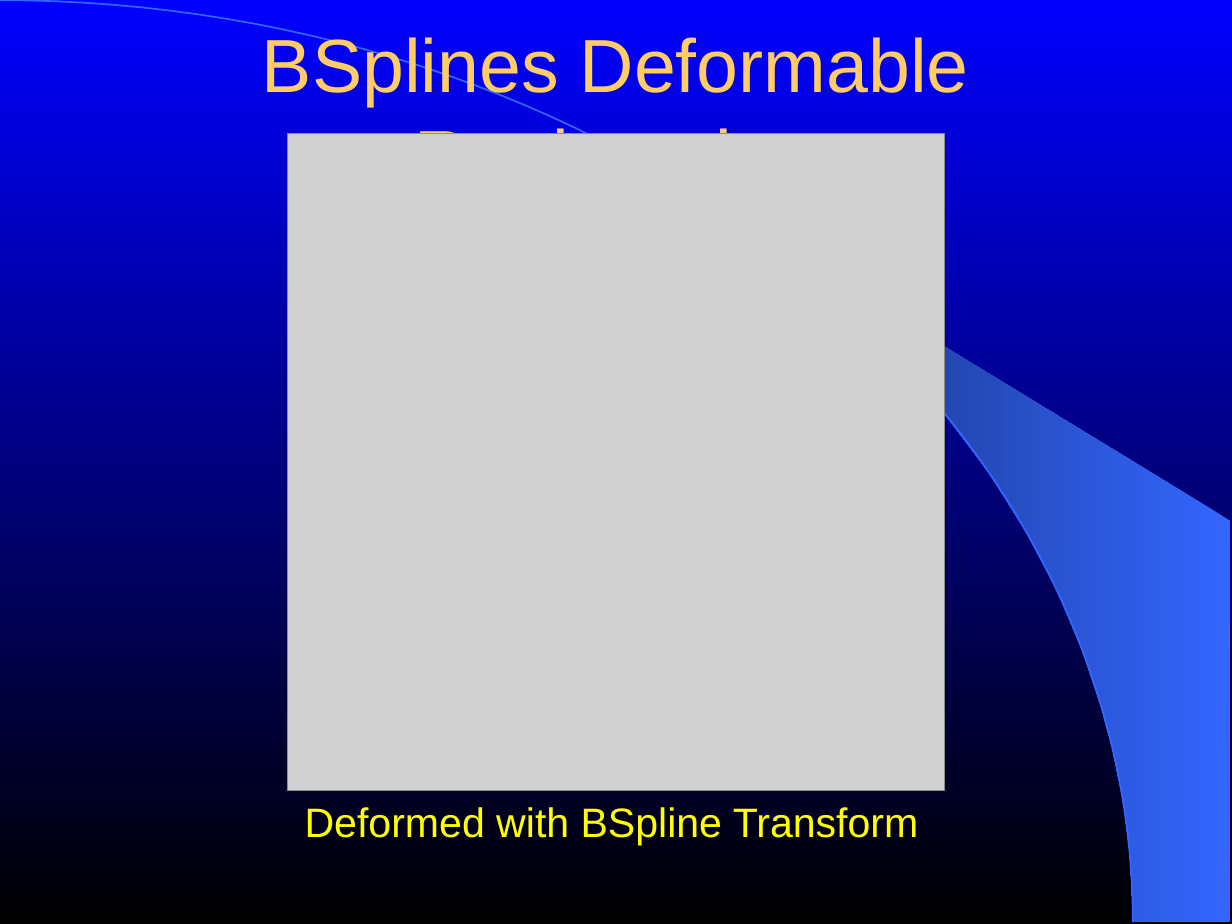
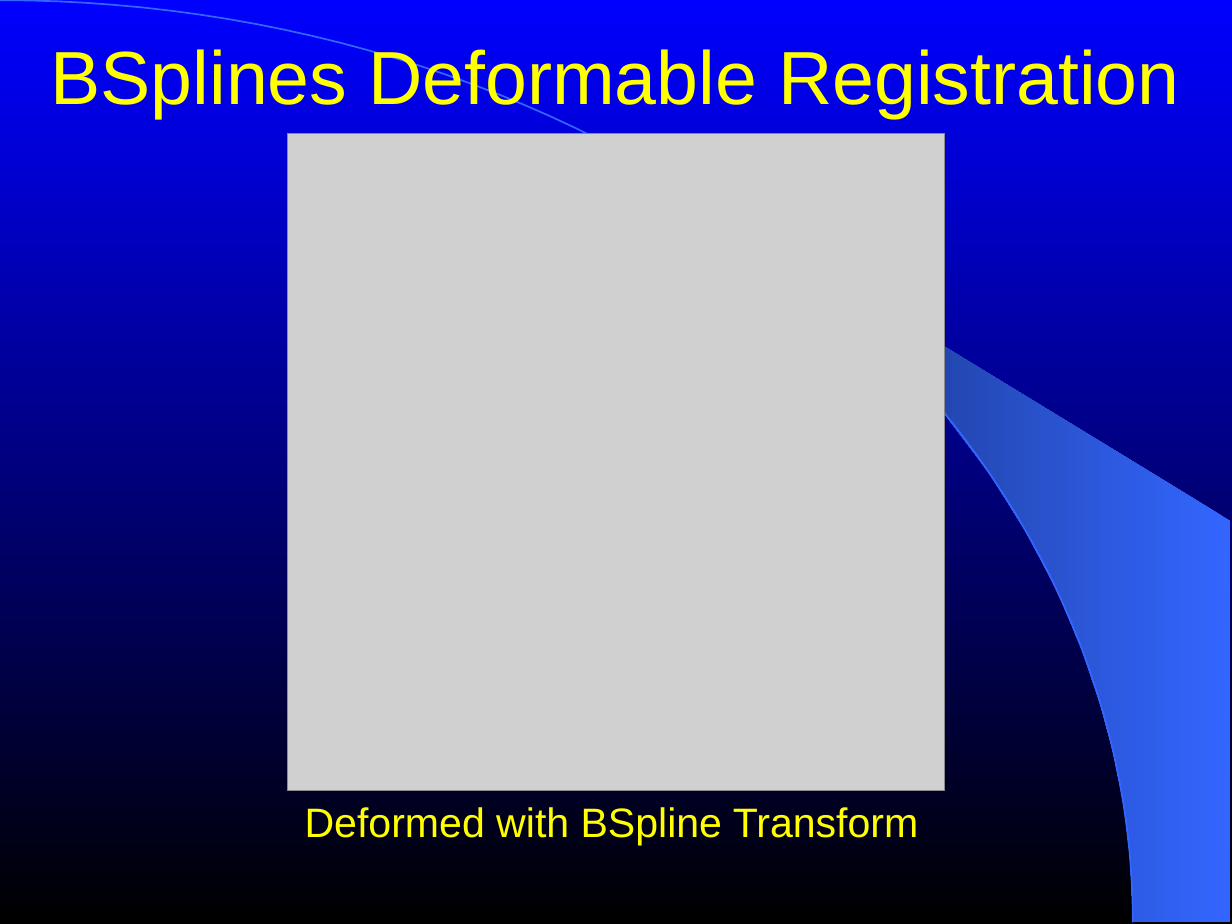
Before and after one commit to lheckemann/namic-sandbox, a slide deck: slide 73 of ITKAdvancedCourse/doc/presentations/Insight-DeformableRegistration-BSplines.ppt. Drawn at 1232x924 pixels with LibreOffice and Linux fonts; fonts in the diff are those of the drawing; grey boxes stand for pictures. Boxes give left, top, right and bottom in pixels: in the first picture for what was removed or moved away, otherwise in the second. Text is boxed around its words. In the diff, an @@ line names an element or a change of style, - is before the commit and + after.

```diff
--- a/ITKAdvancedCourse/doc/presentations/Insight-DeformableRegistration-BSplines.ppt
+++ b/ITKAdvancedCourse/doc/presentations/Insight-DeformableRegistration-BSplines.ppt
@@ title "BSplines Deformable Registration": place and size @@
-title "BSplines Deformable Registration" at [262, 33, 969, 134]
+title "BSplines Deformable Registration" at [51, 44, 1179, 118]
@@ title "BSplines Deformable Registration" at [51, 44, 1179, 118]: text colour #FFCC66 to #FFFF00 @@
```
Also in this commit, not shown: 13 other slides changed, 2 other files.
